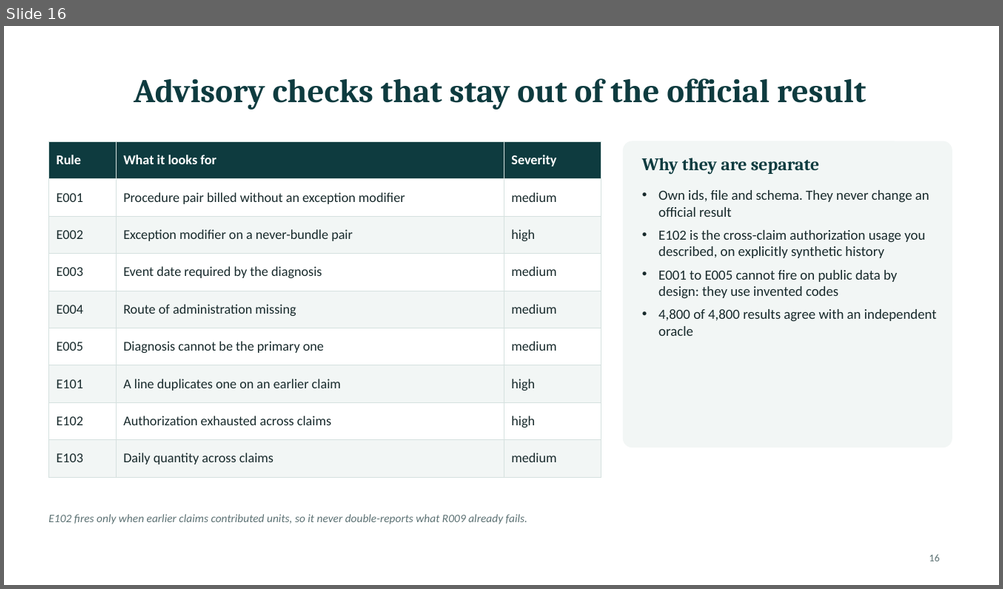
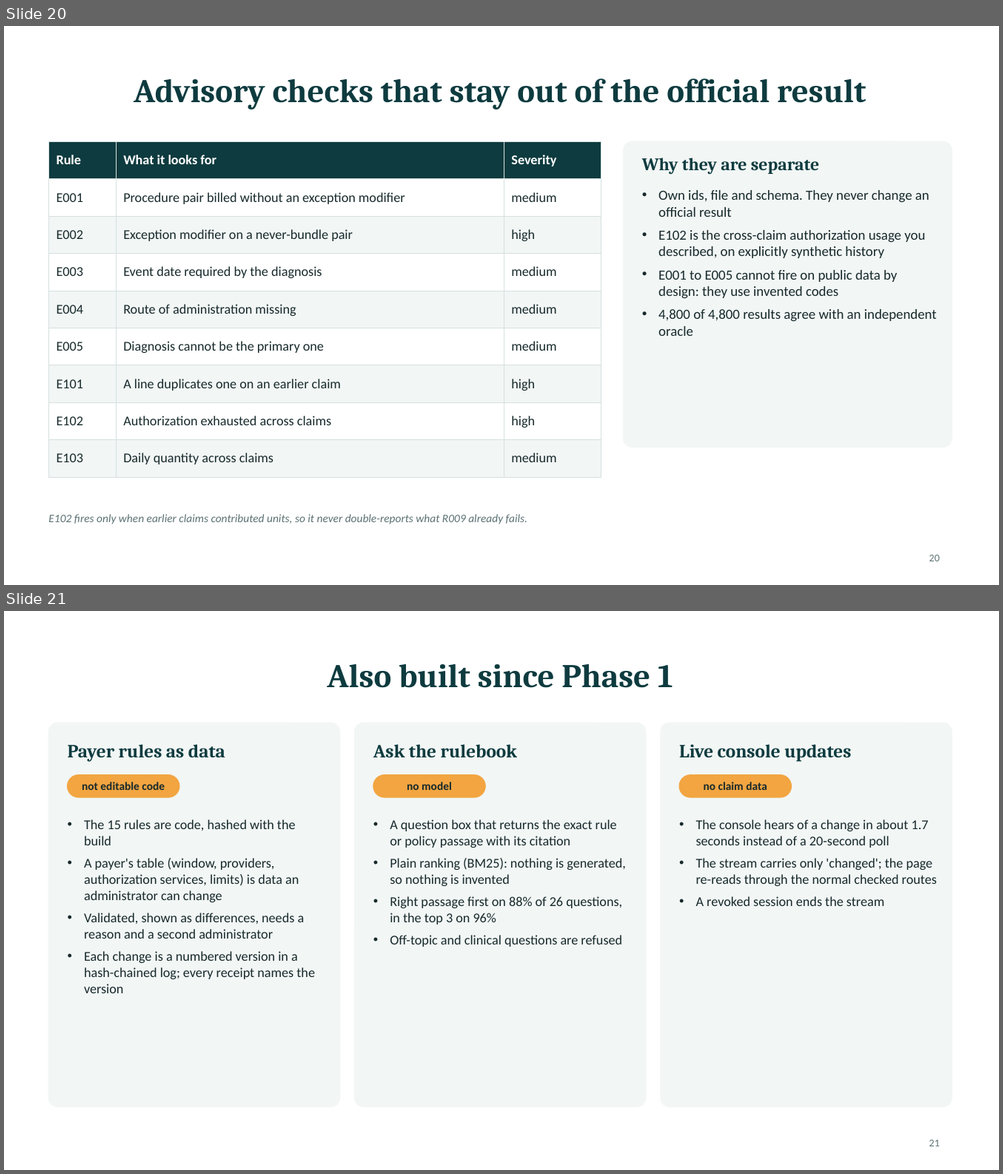
Before and after one commit to PublisherX02/Claim_Guard, a slide deck: docs/presentation/ClaimGuard_Mentor_Session.pptx. Shown one above the other, each under a label of ours: slide 16 before the commit, slides 20 and 21 after it. The pictures are 1003x589 and 1003x1174 pixels, drawn with LibreOffice and Linux fonts; fonts in the diff are those of the drawing. Boxes give left, top, right and bottom in pixels: in the first picture for what was removed or moved away, otherwise in the second. Text is boxed around its words. In the diff, an @@ line names an element or a change of style, - is before the commit and + after.

```diff
--- a/docs/presentation/ClaimGuard_Mentor_Session.pptx
+++ b/docs/presentation/ClaimGuard_Mentor_Session.pptx
@@ slide 21 added at [4,611,999,1170], background #FFFFFF @@
@@ title added at [327,664,673,688], 32 pt, text #0E3B3F, bold @@
+Also built since Phase 1
@@ rounded rectangle added at [48,723,340,1107], fill #F2F6F5, outline #F2F6F5 1 pt @@
@@ rounded rectangle added at [355,723,646,1107], fill #F2F6F5, outline #F2F6F5 1 pt @@
@@ rounded rectangle added at [660,723,951,1107], fill #F2F6F5, outline #F2F6F5 1 pt @@
@@ text added at [68,744,225,762], 18 pt, text #0E3B3F, bold @@
+Payer rules as data
@@ text added at [373,744,517,758], 18 pt, text #0E3B3F, bold @@
+Ask the rulebook
@@ text added at [679,744,851,762], 18 pt, text #0E3B3F, bold @@
+Live console updates
@@ rounded rectangle added at [68,775,179,797], fill #F2A541, outline #F2A541 1 pt @@
@@ text added at [82,782,165,790], 11 pt, text #17292B, bold @@
+not editable code
@@ rounded rectangle added at [373,775,485,797], fill #F2A541, outline #F2A541 1 pt @@
@@ text added at [407,782,452,790], 11 pt, text #17292B, bold @@
+no model
@@ rounded rectangle added at [679,775,791,797], fill #F2A541, outline #F2A541 1 pt @@
@@ text added at [703,782,767,790], 11 pt, text #17292B, bold @@
+no claim data
@@ text added at [84,820,315,994], 13 pt, text #17292B @@
+• The 15 rules are code, hashed with the build
+• A payer's table (window, providers, authorization services, limits) is data an administrator can change
+• Validated, shown as differences, needs a reason and a second administrator
+• Each change is a numbered version in a hash-chained log; every receipt names the version
@@ text added at [390,820,626,947], 13 pt, text #17292B @@
+• A question box that returns the exact rule or policy passage with its citation
+• Plain ranking (BM25): nothing is generated, so nothing is invented
+• Right passage first on 88% of 26 questions, in the top 3 on 96%
+• Off-topic and clinical questions are refused
@@ text added at [696,820,936,906], 13 pt, text #17292B @@
+• The console hears of a change in about 1.7 seconds instead of a 20-second poll
+• The stream carries only 'changed'; the page re-reads through the normal checked routes
+• A revoked session ends the stream
@@ page number added at [929,1140,939,1147], 10 pt, text #5C7173 @@
+21
@@ what was slide 16 is now slide 20 @@
@@ page number at [929,555,939,562]: text changed @@
-16
+20
```
Also in this commit, not shown: 6 slides changed, 5 other slides added, 1 slide removed, 2 other files.
